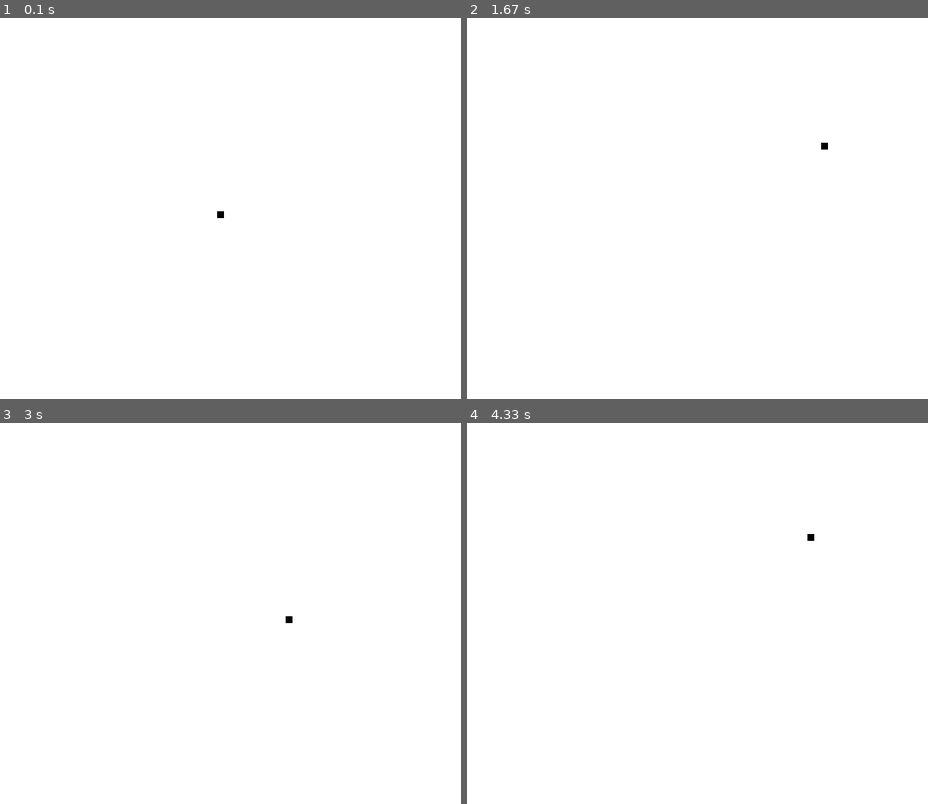
Above: before the commit, frames 1-4 (two rows, left to right).
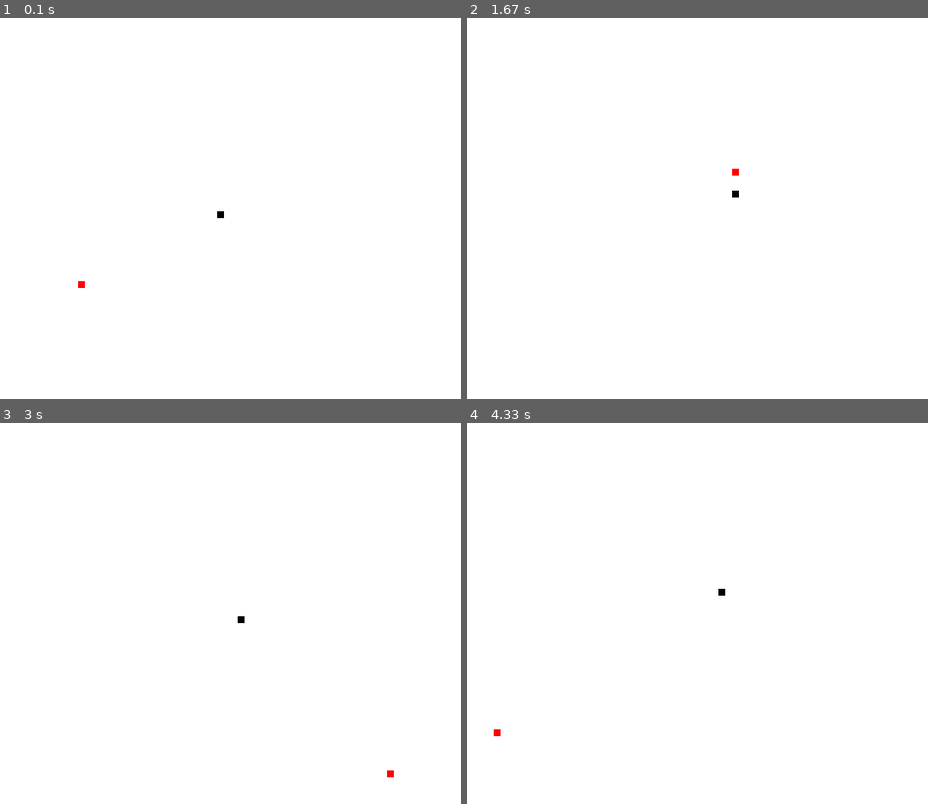
Above: after the commit, the same moments.

Repository: jesusvita/PythonPractice
Game: pygame game, started from pygamePractice.py
Same seed, same stepped clock (60 frames per second), same inputs: the game is played once before the commit and once after it.
Inputs:
- Up to frame 1 (0.1 s): no input
- Up to frame 2 (1.67 s): tap X at 0.33, 0.73, 1.23, 1.57 s; hold Right 0.67-1.13 s; hold Up 1.17-1.47 s; hold Right from 1.5 s (still down)
- Up to frame 3 (3 s): release Right at 1.97 s; hold Left 2-2.53 s; tap X at 2.07, 2.37, 2.63, 2.97 s; hold Down 2.57-2.87 s; hold Left from 2.9 s (still down)
- Up to frame 4 (4.33 s): release Left at 3.3 s; hold Up 3.33-3.7 s; tap X at 3.4, 3.8, 4.1 s; hold Right from 3.73 s (still down)

The runs differ from the first frame. In frame 1, less than 0.1% of the frame differs, in the area x 16-19%, y 69-71%; in frame 2, less than 0.1%, in the area x 57-79%, y 32-48%; in frame 3, less than 0.1%; in frame 4, less than 0.1%.

Commit message:
Added apple to the game.

Diff:
--- a/pygamePractice.py
+++ b/pygamePractice.py
@@ -1,5 +1,6 @@
 import pygame
 import time
+import random
 
 # intialize pygame
 pygame.init()
@@ -23,8 +24,9 @@
 
 # size of block
 block_size = 10
+apple = 10
 
-FPS = 30
+FPS = 10
 
 font = pygame.font.SysFont(None, 25)
 
@@ -46,6 +48,10 @@
     lead_x_change = 0
     lead_y_change = 0
 
+    appleWidth = random.randint(0, display_width)
+    appleHeight = random.randint(0 , display_height)
+
+
     while not gameExit:
 
         while gameOver == True:
@@ -62,6 +68,7 @@
                             gameLoop()
 
 
+
         for event in pygame.event.get():
 
             #If the user quits, exit the game
@@ -71,29 +78,43 @@
             # Controller
             if event.type == pygame.KEYDOWN:
                 if event.key == pygame.K_LEFT:
-                    lead_x_change = -block_size
+                    lead_x_change = -10
                     lead_y_change = 0
                 elif event.key == pygame.K_RIGHT:
-                    lead_x_change = block_size
+                    lead_x_change = 10
                     lead_y_change = 0
                 elif event.key == pygame.K_UP:
-                    lead_y_change = -block_size
+                    lead_y_change = -10
                     lead_x_change = 0
                 elif event.key == pygame.K_DOWN:
-                    lead_y_change = block_size
+                    lead_y_change = 10
                     lead_x_change = 0
+                elif event.key == pygame.K_x:
+                    appleWidth = random.randint(0, display_width)
+                    appleHeight = random.randint(0, display_height)
+
+
 
             # Condition to end game
             if lead_x >= display_width or lead_x < 10 or lead_y >= display_height or lead_y < 10:
                 gameOver = True
+            elif lead_x == appleWidth + block_size:
+                appleWidth = random.randint(0, display_width)
+                appleHeight = random.randint(0, display_height)
+
+
 
         lead_x += lead_x_change
         lead_y += lead_y_change
 
+
         # change the background color
         gameDisplay.fill(white)
+
         # draw a box
         pygame.draw.rect(gameDisplay, black, [lead_x, lead_y, block_size, block_size])
+        pygame.draw.rect(gameDisplay, red, [appleWidth, appleHeight, apple, apple])
+
 
         pygame.display.update()
 
